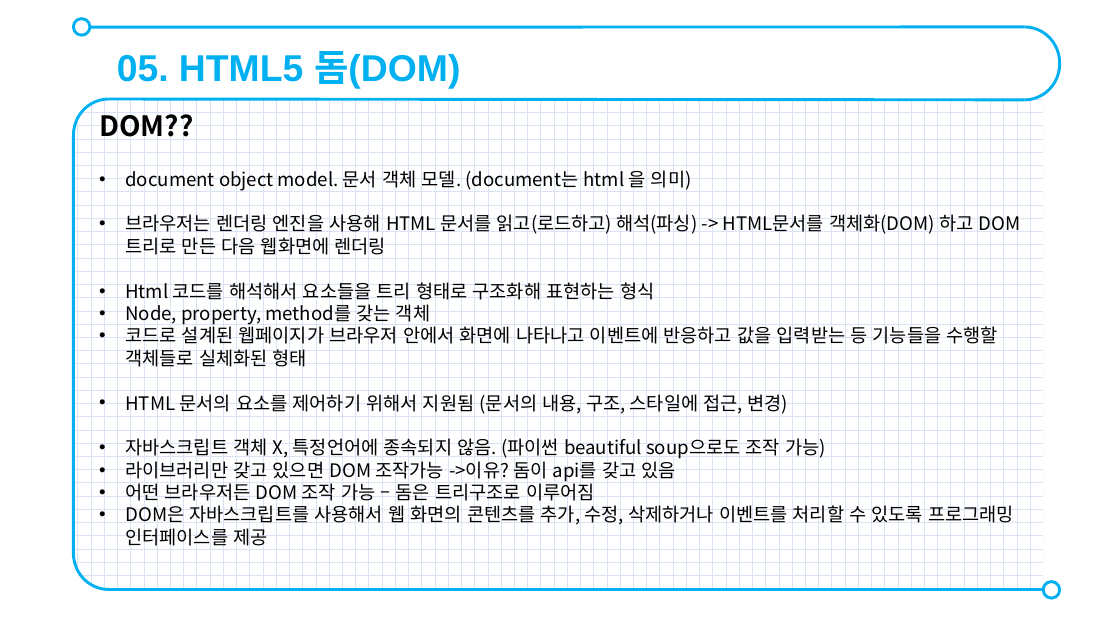
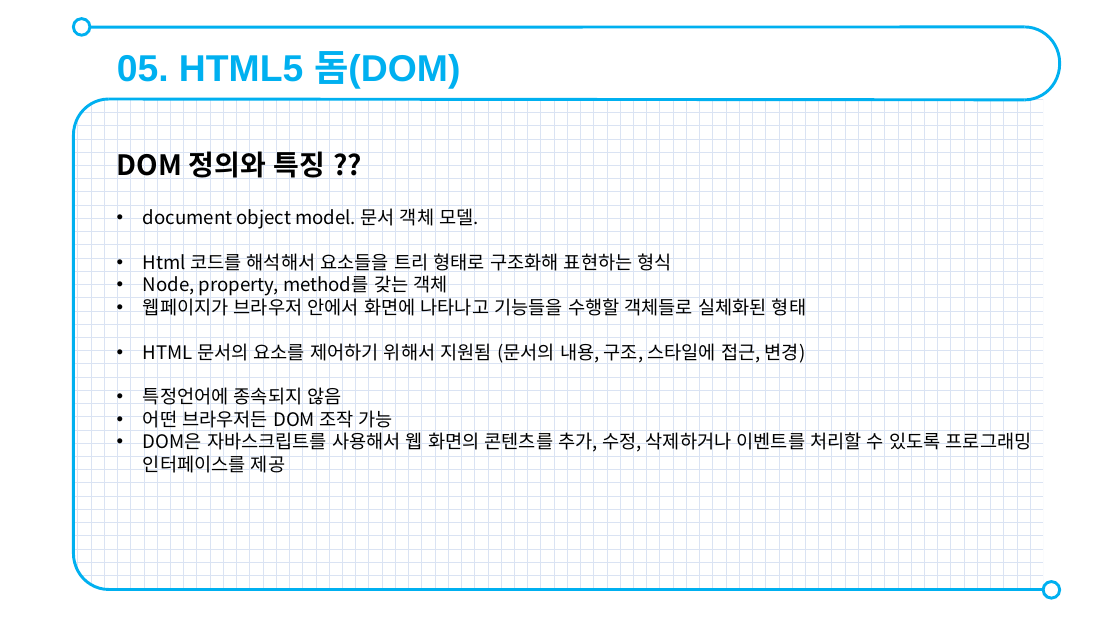
Before and after one commit to Kaya270191/StudyForWorkplace, a slide deck: slide 5 of WeeklyStudy/HTML_정가영.pptx. Drawn at 1120x630 pixels with LibreOffice and Linux fonts; fonts in the diff are those of the drawing. Boxes give left, top, right and bottom in pixels: in the first picture for what was removed or moved away, otherwise in the second. Text is boxed around its words. In the diff, an @@ line names an element or a change of style, - is before the commit and + after.

```diff
--- a/WeeklyStudy/HTML_정가영.pptx
+++ b/WeeklyStudy/HTML_정가영.pptx
@@ text "DOM 정의와 특징 ??": place and size @@
-text "DOM 정의와 특징 ??" at (99,114,1020,546)
+text "DOM 정의와 특징 ??" at (117,151,1032,473)
@@ text at (117,151,478,229): text changed @@
-DOM??
-• document object model. 문서 객체 모델. (document는 html 을 의미)
-• 브라우저는 렌더링 엔진을 사용해 HTML 문서를 읽고(로드하고) 해석(파싱) -> HTML문서를 객체화(DOM) 하고 DOM 트리로 만든 다음 웹화면에 렌더링
+DOM 정의와 특징 ??
+• document object model. 문서 객체 모델.
@@ text at (143,295,806,316): text changed @@
-• 코드로 설계된 웹페이지가 브라우저 안에서 화면에 나타나고 이벤트에 반응하고 값을 입력받는 등 기능들을 수행할 객체들로 실체화된 형태
+• 웹페이지가 브라우저 안에서 화면에 나타나고 기능들을 수행할 객체들로 실체화된 형태
@@ text at (143,387,393,428): text changed @@
-• 자바스크립트 객체 X, 특정언어에 종속되지 않음. (파이썬 beautiful soup으로도 조작 가능)
-• 라이브러리만 갖고 있으면 DOM 조작가능 ->이유? 돔이 api를 갖고 있음
-• 어떤 브라우저든 DOM 조작 가능 – 돔은 트리구조로 이루어짐
+• 특정언어에 종속되지 않음
+• 어떤 브라우저든 DOM 조작 가능
```
Also in this commit, not shown: 7 other slides changed, 2 other files.
